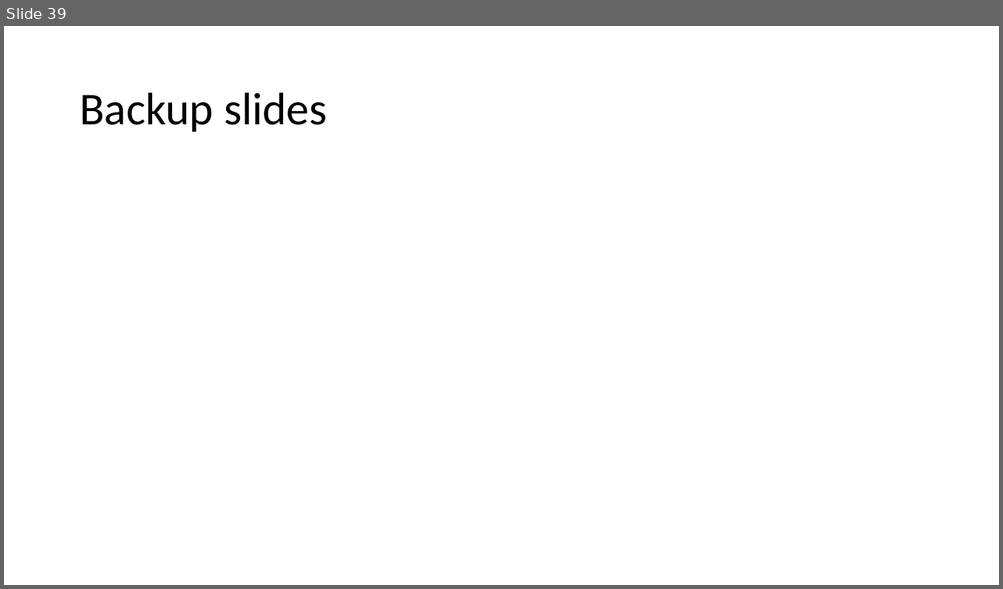
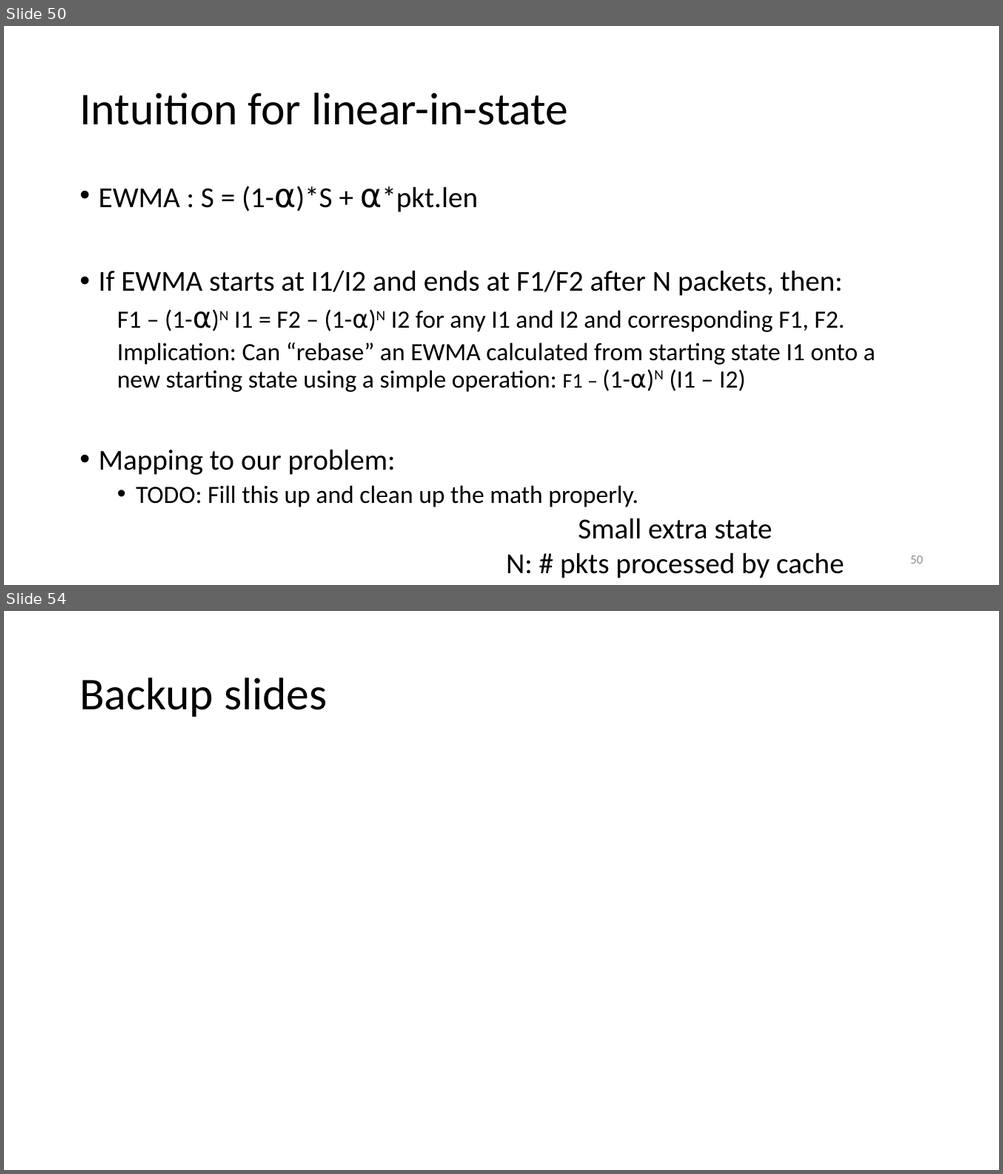
Before and after one commit to anirudhSK/pifo-domino-marple-ppts, a slide deck: uw_talk.pptx. Shown one above the other, each under a label of ours: slide 39 before the commit, slides 50 and 54 after it; the slides between them are not shown. The pictures are 1003x589 and 1003x1174 pixels, drawn with LibreOffice and Linux fonts; fonts in the diff are those of the drawing. Boxes give left, top, right and bottom in pixels: in the first picture for what was removed or moved away, otherwise in the second. Text is boxed around its words. In the diff, an @@ line names an element or a change of style, - is before the commit and + after.

```diff
--- a/uw_talk.pptx
+++ b/uw_talk.pptx
@@ slide 50 added at bbox=[4, 26, 999, 585], background #FFFFFF @@
@@ title added at bbox=[79, 93, 568, 125], 44 pt, text #000000 @@
+Intuition for linear-in-state
@@ text added at bbox=[99, 186, 875, 508], 24 pt, text #000000 @@
+• EWMA : S = (1-⍺)*S + ⍺*pkt.len
+• If EWMA starts at I1/I2 and ends at F1/F2 after N packets, then:
+  F1 – (1-⍺)N I1 = F2 – (1-⍺)N I2 for any I1 and I2 and corresponding F1, F2.
+  Implication: Can “rebase” an EWMA calculated from starting state I1 onto a new starting state using a simple operation: F1 – (1-⍺)N (I1 – I2)
+• Mapping to our problem:
+  • TODO: Fill this up and clean up the math properly.
@@ text added at bbox=[506, 518, 844, 579], 28 pt, text #000000 @@
+Small extra state
+N: # pkts processed by cache
@@ page number added at bbox=[910, 556, 922, 564], 12 pt, text #8C8C8C @@
+50
@@ what was slide 39 is now slide 54 @@
```
Also in this commit, not shown: 5 slides changed, 20 other slides added, 2 slides removed.
